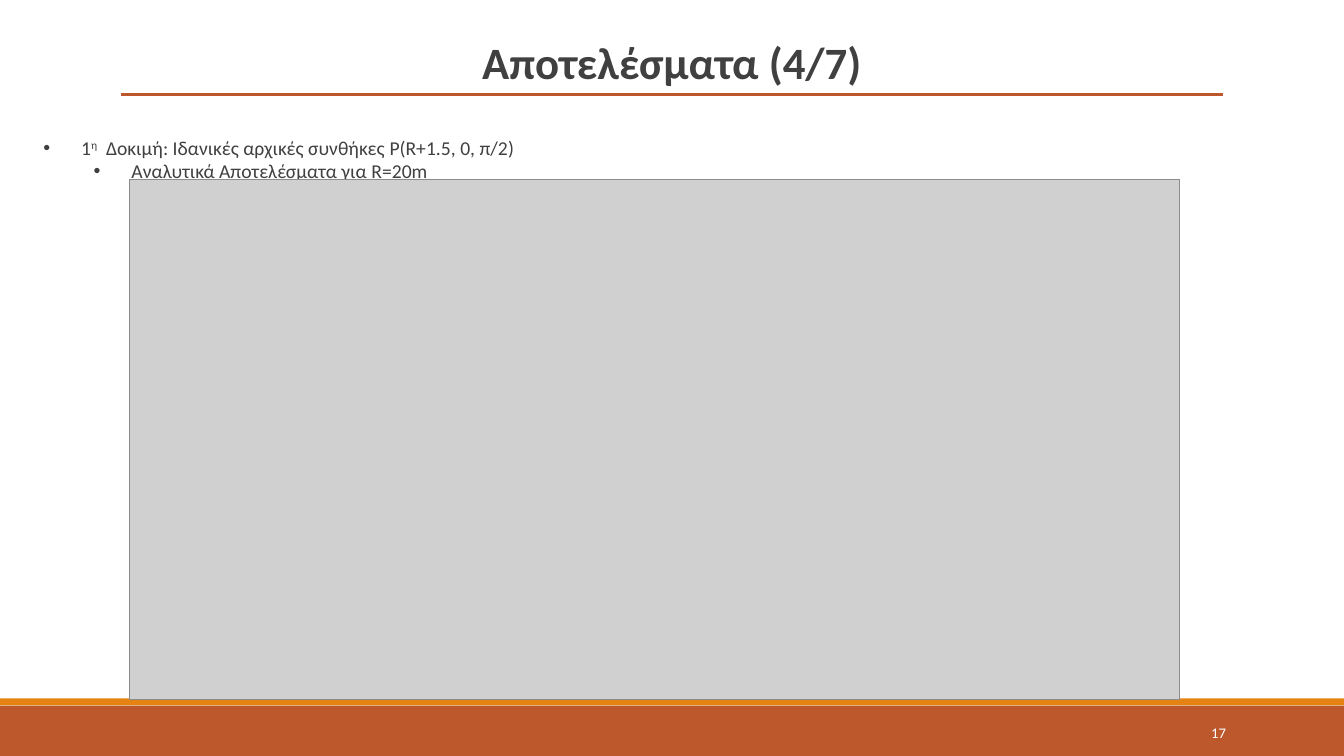
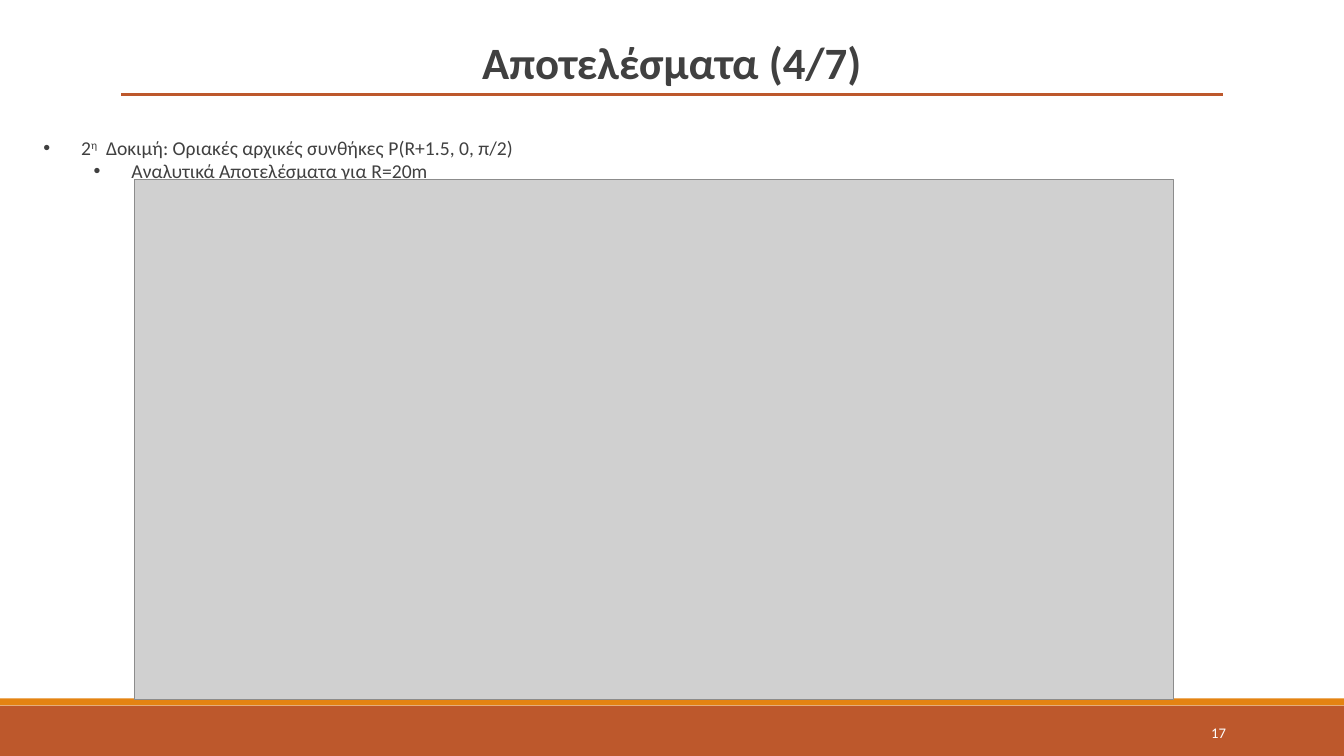
Before and after one commit to kvchr/fuzzy-roundabout-steering, a slide deck: slide 17 of slides/fuzzy_roundabout_slides_GR.pptx. Drawn at 1344x756 pixels with LibreOffice and Linux fonts; fonts in the diff are those of the drawing; grey boxes stand for pictures. Boxes give left, top, right and bottom in pixels: in the first picture for what was removed or moved away, otherwise in the second. Text is boxed around its words. In the diff, an @@ line names an element or a change of style, - is before the commit and + after.

```diff
--- a/slides/fuzzy_roundabout_slides_GR.pptx
+++ b/slides/fuzzy_roundabout_slides_GR.pptx
@@ text at [106,141,512,159]: text changed @@
-• 1η Δοκιμή: Ιδανικές αρχικές συνθήκες P(R+1.5, 0, π/2)
+• 2η Δοκιμή: Οριακές αρχικές συνθήκες P(R+1.5, 0, π/2)
@@ picture: place and size @@
-picture at [129,180,1180,701]
+picture at [134,180,1174,701]
```
Also in this commit, not shown: 13 other slides changed, 8 other files.
